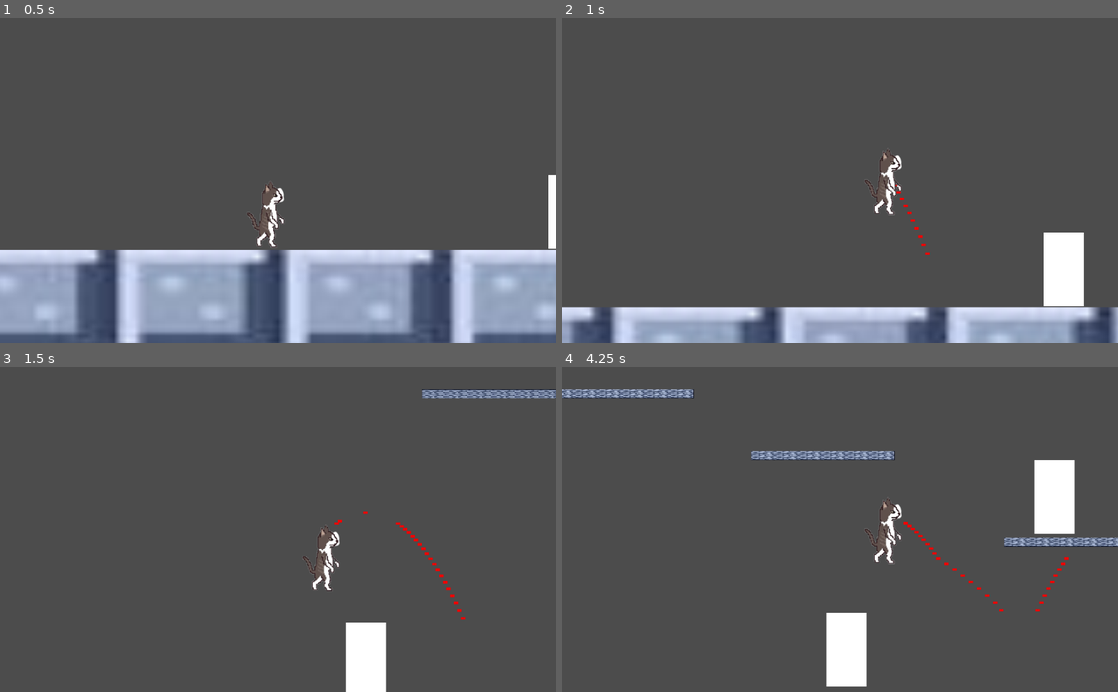
Above: before the commit, frames 1-4 (two rows, left to right).
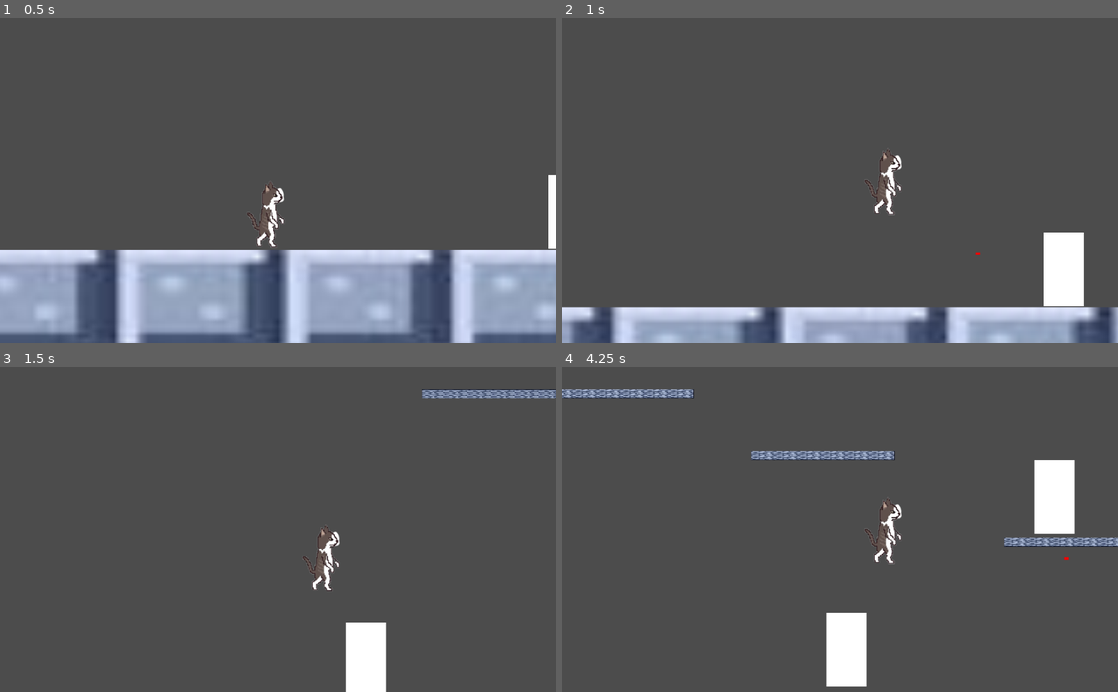
Above: after the commit, the same moments.

Repository: Fergiaco/Bordasvania
Game: Godot game, scene res://Main.tscn
Two runs of this game, one before a commit and one after it. Both use one fixed random seed, a clock stepped at 60 frames per second and the inputs below.
Inputs:
- Up to frame 1 (0.5 s): no input
- Up to frame 2 (1 s): tap Enter at 0.5 s; hold Right (Right) from 0.53 s (still down); hold L (Projetil) from 0.53 s (still down); tap Space (Jump) at 0.77 s
- Up to frame 3 (1.5 s): keep holding Right (Right); release L (Projetil) at 1.28 s; tap L (Projetil) at 1.35 s
- Up to frame 4 (4.25 s): tap Space (Jump) at 1.52, 2.75, 3.02, 3.77 s; release Right (Right) at 2.03 s; hold Left (Left) 2.03-2.78 s; hold X 2.03-2.78 s; tap L (Projetil) at 2.3, 2.85 s; hold Right (Right) from 2.78 s (still down); hold L (Projetil) from 3.53 s (still down)

Frame 1 is identical in both runs. In frame 2, less than 0.1% of the frame differs, in the area x 59-76%, y 51-73%; in frame 3, 0.2%; in frame 4, 0.2%, in the area x 61-91%, y 47-76%.

Commit message:
Bordas paciente para atirar

Diff:
--- a/Player/Bordas.gd
+++ b/Player/Bordas.gd
@@ -12,6 +12,20 @@
 
 var velocity = Vector2.ZERO
 var rotation_dir = 0
+
+var cd_laser=1
+var pode_atirar=true
+var timer = Timer.new()
+
+func _ready() -> void:
+	timer.set_one_shot(true)
+	timer.set_wait_time(cd_laser)
+	timer.connect("timeout",self,"pode_atirar")
+	add_child(timer)
+
+func pode_atirar():
+	#Implementar timer
+	pode_atirar=true
 
 func get_side_input():
 	velocity.x = Input.get_action_strength("Right") - Input.get_action_strength("Left")
@@ -35,17 +49,14 @@
 		velocity.y = -jump_speed
 		get_tree().call_group("HUD", "updateScore")
 
-	if Input.is_action_pressed("Projetil") and pode_atirar():
+	if Input.is_action_pressed("Projetil") and pode_atirar:
 		var l = Laser.instance()
 		l.position = $Posicao_olhos.global_position
 		l.velocidade=direcao
 		l.add_collision_exception_with(get_node("."))
 		owner.add_child(l)
-
-
-func pode_atirar():
-	#Implementar timer
-	return true
+		pode_atirar=false
+		timer.start()
 
 func _physics_process(delta):
 	get_side_input()
